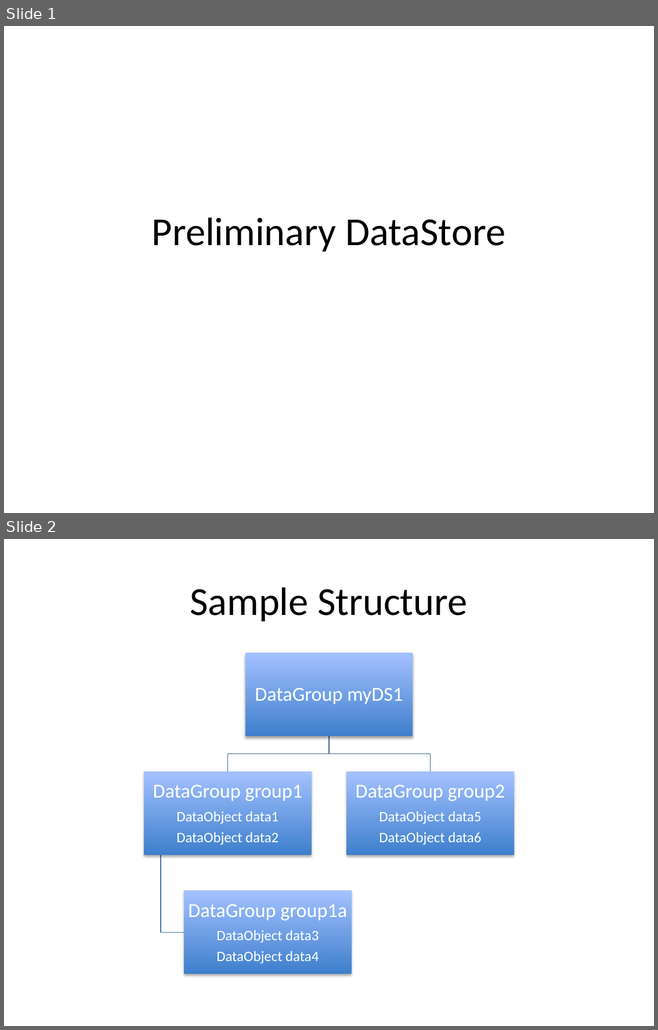
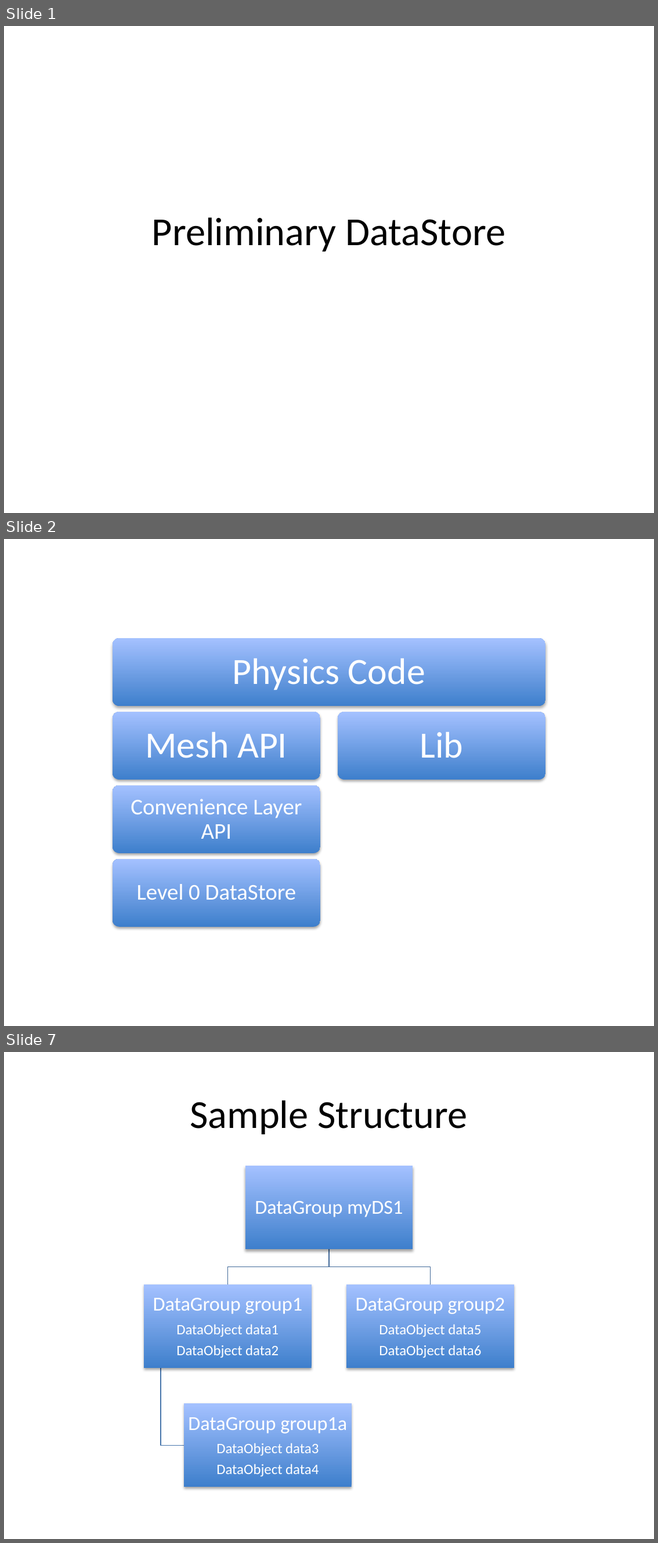
Before and after one commit to LLNL/axom, a slide deck: docs/Datastore.pptx. Shown one above the other, each under a label of ours: slides 1 and 2 before the commit, slides 1, 2 and 7 after it; the slides between them are not shown. The pictures are 658x1030 and 658x1543 pixels, drawn with LibreOffice and Linux fonts; fonts in the diff are those of the drawing. Boxes give left, top, right and bottom in pixels: in the first picture for what was removed or moved away, otherwise in the second. Text is boxed around its words. In the diff, an @@ line names an element or a change of style, - is before the commit and + after.

```diff
--- a/docs/Datastore.pptx
+++ b/docs/Datastore.pptx
@@ slide 2 added at [4, 539, 654, 1026], background #FFFFFF @@
@@ group added at [112, 638, 545, 927]: 5 rounded rectangles, 5 texts @@
+Physics Code
+Mesh API
+Convenience Layer API
+Level 0 DataStore
+Lib
@@ what was slide 2 is now slide 7 @@
```
Also in this commit, not shown: 2 slides changed, 2 other slides added, 15 other files.
